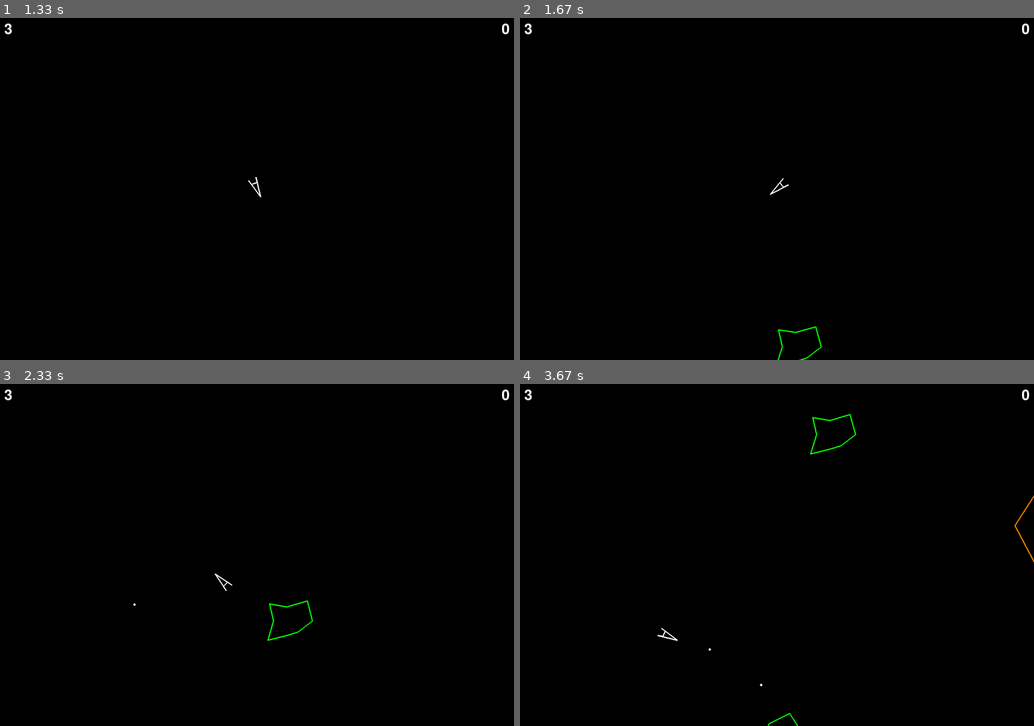
Above: before the commit, frames 1-4 (two rows, left to right).
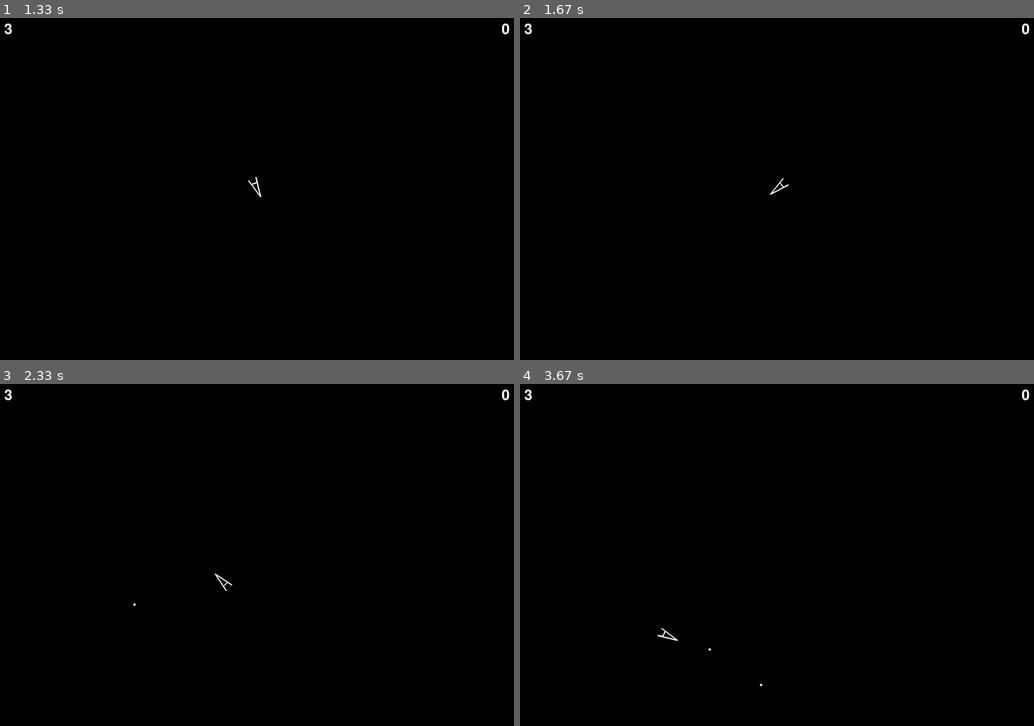
Above: after the commit, the same moments.

Repository: Jerenemy/asteroids_
Game: pygame game, started from main.py
The game is run twice, just before and just after one commit, with the same random seed, the same clock (stepped at 60 frames per second) and the same inputs.
Inputs (mouse positions are in pixels of both pictures, inside the frame that each line leads up to):
- Up to frame 1 (1.33 s): click (257, 189) at 0.38 s; hold Space 0.67-1.13 s; hold Right 0.67-1.13 s; hold Right from 1.17 s (still down)
- Up to frame 2 (1.67 s): release Right at 1.63 s
- Up to frame 3 (2.33 s): hold Up 1.67-1.97 s; tap Space at 1.73, 2.07 s; hold Right from 2 s (still down)
- Up to frame 4 (3.67 s): tap Space at 2.37, 2.57, 2.87, 3.13, 3.43, 3.57 s; release Right at 2.47 s; hold Left 2.5-3.03 s; hold Left 3.07-3.47 s; hold Up from 3.5 s (still down)

Frame 1 is identical in both runs. In frame 2, 0.1% of the frame differs, in the area x 50-59%, y 90-100%; in frame 3, 0.1%; in frame 4, 0.3%, in the area x 48-100%, y 8-100%.

Commit message:
did spaceship rocket

Diff:
--- a/engine/game_state.py
+++ b/engine/game_state.py
@@ -57,7 +57,7 @@
         if self.state == "playing":
             self.object_manager.update_objects()
             # self.object_manager.add_asteroids(self.time_manager)
-            self.add_asteroids()
+            # self.add_asteroids()
             self.handle_collisions()  # Handle collisions and update state
             self.animation_manager.update_animations()  # Update animations
 
--- a/entities/spaceship.py
+++ b/entities/spaceship.py
@@ -1,7 +1,7 @@
 import pygame as pg
 from math import cos, sin, pi, sqrt, asin, atan
 from entities import SpaceEntity
-from utils import WHITE, BLACK, ACCELERATION, DEG2RAD, RAD2DEG, ROTATE, X_SCRNSIZE, Y_SCRNSIZE, DECELERATION, Line, is_key_pressed, UserSpaceshipPolygon
+from utils import WHITE, BLACK, ACCELERATION, DEG2RAD, RAD2DEG, ROTATE, X_SCRNSIZE, Y_SCRNSIZE, DECELERATION, Line, is_key_pressed, UserSpaceshipPolygon,  flicker, RocketPolygon, FLICKER_DURATION
 
 
 class Spaceship(SpaceEntity):
@@ -9,10 +9,12 @@
         super().__init__(x, y, size, speed, direction, color)
         self.orientation = orientation
         self.polygon = UserSpaceshipPolygon(x, y, color, width, size, orientation)
+        self.rocket_polygon = RocketPolygon(x, y, color, width, size, orientation)
         self.invulnerable = False
         self.rocket_color = WHITE
         self.screen = screen
         self.is_destroying = False
+        self.flicker = flicker(FLICKER_DURATION)
 
     def should_despawn(self):
         return False
@@ -50,7 +52,7 @@
         self.y = self.y + (self.speed * sin(pi / 180 * (self.direction - 90) ))
         if not self.is_destroying:
             if is_key_pressed(pg.K_UP):
-                # self.render_rocket()
+                # self.render_rocket(self.screen)
                 self.accelerate()
             else:
                 self.decelerate()
@@ -69,44 +71,30 @@
         if self.y < 0: self.y = self.y + Y_SCRNSIZE
         if self.y > Y_SCRNSIZE: self.y = self.y - Y_SCRNSIZE
         # synchronize updated coords and orientation with sship's polygon
-        self.polygon.center_x = self.x
-        self.polygon.center_y = self.y
-        self.polygon.orientation = self.orientation
+        self.synchronize_polygons([self.polygon, self.rocket_polygon])
+
+    def synchronize_polygons(self, polygons: list[UserSpaceshipPolygon]):
+        # TODO: potentially move this to utils and use for Asteroid too
+        for polygon in polygons:
+            print(f"type(polygon) = {type(polygon)}, ({round(polygon.center_x, 2)}, {round(polygon.center_y, 2)}, {polygon.orientation}")
+            polygon.center_x = self.x
+            polygon.center_y = self.y
+            polygon.orientation = self.orientation
+
 
     #Method display in Class Spaceship
     def render(self, screen):
         if not self.is_destroying:
+            if is_key_pressed(pg.K_UP):
+                self.render_rocket(self.screen)
             self.polygon.render(screen)
-
-    # def render_rocket(self):
-    #     #ROCKETS
-    #     x_rocket = self.x + ((self.size * 1.4) * cos(pi / 180 * (180 + self.orientation - 90) ))
-    #     y_rocket = self.y + ((self.size * 1.4) * sin(pi / 180 * (180 + self.orientation - 90) ))
-
-    #     x_rocketleft = self.x + ((self.size * .8) * cos(pi / 180 * (180 + 20 + self.orientation - 90) ))
-    #     y_rocketleft = self.y + ((self.size * .8) * sin(pi / 180 * (180 + 20 + self.orientation - 90) ))
-
-    #     x_rocketright = self.x + ((self.size * .8) * cos(pi / 180 * (180 - 20 + self.orientation - 90) ))
-    #     y_rocketright = self.y + ((self.size * .8) * sin(pi / 180 * (180 - 20 + self.orientation - 90) ))
-
-    #     #rocket_width = 2
-    #     if not self.invulnerable:
-    #         if self.rocket_counter <= 2:
-    #             self.rocket_color = WHITE
-    #         if self.rocket_counter > 2:
-    #             self.rocket_color = BLACK
-
-    #         self.rocket_counter += 1
-
-    #         if self.rocket_counter >= 4:
-    #             self.rocket_counter = 0
-
-
-    #     if self.display_rocket == 1:
-    #         pg.draw.polygon(self.screen, self.rocket_color, [(x_rocket, y_rocket), (x_rocketleft, y_rocketleft), (x_rocketright, y_rocketright)], self.width)
-    #         self.rocket = 0
-
-
+            # self.render_rocket(screen)
+
+    def render_rocket(self, screen):
+        if not self.is_destroying: # TODO: also disallow while invulnerable
+            if self.flicker():
+                self.rocket_polygon.render(screen)
+            # need to have easier way to upgrade all of polygon's coords w/ spaceship. in sship.move, needs to automatically do this, here I just add it to a list of all features of the sship.
 
     def destroy(self):
 
--- a/utils/constants.py
+++ b/utils/constants.py
@@ -34,6 +34,7 @@
 GAME_OVER = 'game_over'
 
 SSHIP_DESTRUCTION_DURATION = 200
+FLICKER_DURATION = 2
 
 # BULLET SETTINGS
 MAX_BULLETS = 100
--- a/utils/geometry.py
+++ b/utils/geometry.py
@@ -95,12 +95,15 @@
 
 
 
-
 class UserSpaceshipPolygon(Polygon):
     def __init__(self, center_x, center_y, color, width, size, orientation):
         super().__init__(center_x, center_y, color, width)
         self.size = size
         self.orientation = orientation
+
+class UserSpaceshipPolygon(UserSpaceshipPolygon):
+    def __init__(self, center_x, center_y, color, width, size, orientation):
+        super().__init__(center_x, center_y, color, width, size, orientation)
 
     @property
     def vertices(self):
@@ -126,3 +129,21 @@
         y_endleft = self.center_y + ((self.size * 1.4) * sin(pi / 180 * (220 - 20 + self.orientation - 90) ))
 
         return [(x_front, y_front), (x_endright, y_endright), (x_backright, y_backright), (x_backleft, y_backleft), (x_endleft, y_endleft)]
+
+
+class RocketPolygon(UserSpaceshipPolygon):
+    def __init__(self, center_x, center_y, color, width, size, orientation):
+        super().__init__(center_x, center_y, color, width, size, orientation)
+
+    @property
+    def vertices(self):
+        # tip
+        x_rocket = self.center_x + ((self.size * 1.4) * cos(pi / 180 * (180 + self.orientation - 90) ))
+        y_rocket = self.center_y + ((self.size * 1.4) * sin(pi / 180 * (180 + self.orientation - 90) ))
+        #
+        x_rocketleft = self.center_x + ((self.size * .8) * cos(pi / 180 * (180 + 20 + self.orientation - 90) ))
+        y_rocketleft = self.center_y + ((self.size * .8) * sin(pi / 180 * (180 + 20 + self.orientation - 90) ))
+        #
+        x_rocketright = self.center_x + ((self.size * .8) * cos(pi / 180 * (180 - 20 + self.orientation - 90) ))
+        y_rocketright = self.center_y + ((self.size * .8) * sin(pi / 180 * (180 - 20 + self.orientation - 90) ))
+        return [(x_rocket, y_rocket), (x_rocketleft, y_rocketleft), (x_rocketright, y_rocketright)]
--- a/utils/helpers.py
+++ b/utils/helpers.py
@@ -1,5 +1,7 @@
 from random import choice
 from .constants import WHITE, YELLOW, ORANGE, RED, GREEN, BLUE, PURPLE
+
+
 def load_from_file(filepath):
     try:
         with open(filepath, 'r') as file:
@@ -22,3 +24,18 @@
 def get_list_item_by_type(lst, typ):
     """Gets the first instance of the item of 'typ' from 'lst'."""
     return next((item for item in lst if isinstance(item, typ)), None)
+
+class flicker:
+    def __init__(self, duration: int):
+        self.duration = duration
+        self.counter = 0
+
+    def __call__(self):
+        if self.counter < self.duration:
+            result = True
+        else:
+            result = False
+        self.counter += 1
+        if self.counter >= 2 * self.duration:  # Reset counter after a full cycle
+            self.counter = 0
+        return result
--- a/utils/pygame_helpers.py
+++ b/utils/pygame_helpers.py
@@ -1,5 +1,6 @@
-from pygame import quit, key, mouse, QUIT, K_q
+from pygame import quit, key, mouse, QUIT, K_q, time
 from sys import exit
+
 
 def cleanup():
     exit()
@@ -42,8 +43,8 @@
             if not self.recently_allowed:
                 self.recently_allowed = True
                 return True
-            else: return False
-        else:
+            else: return False # redundant else
+        else: # redundant else
             # detect key unpress when kp[self.key] == False
             self.recently_allowed = False
             return False
Not shown, changed: README.md
